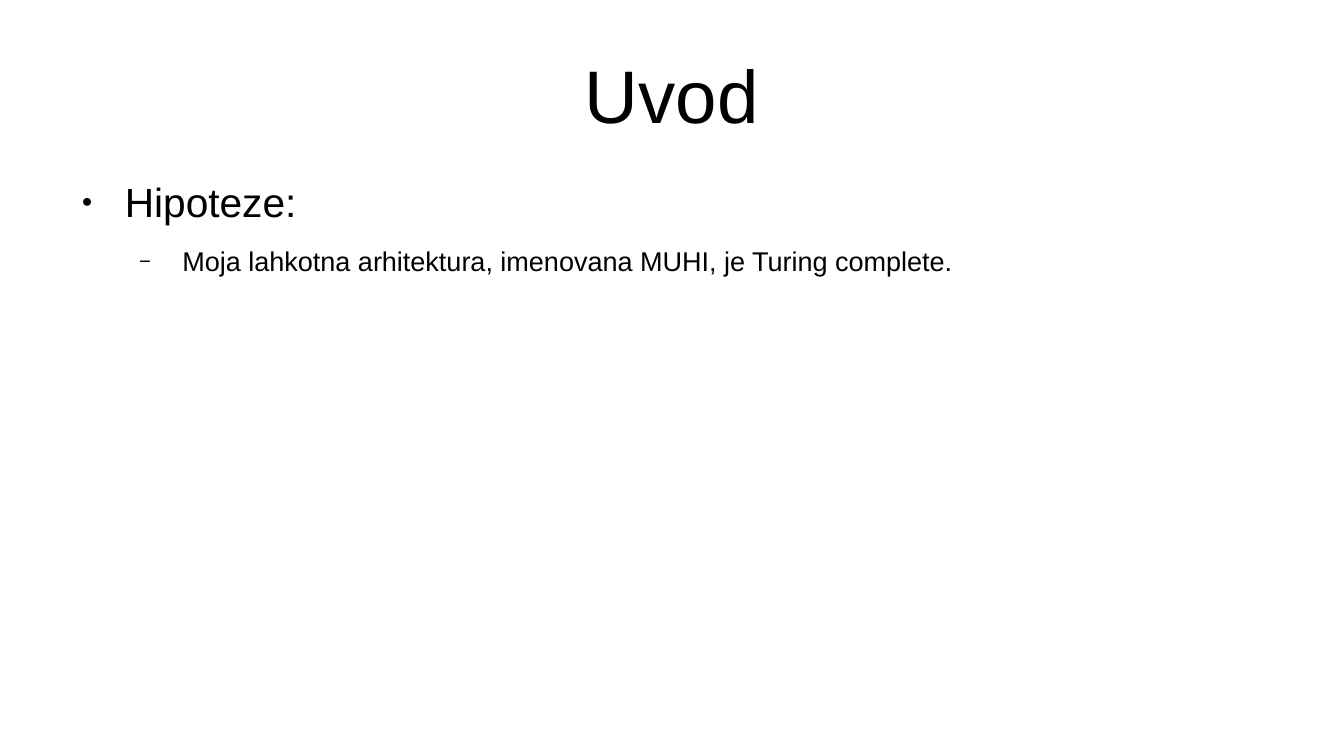
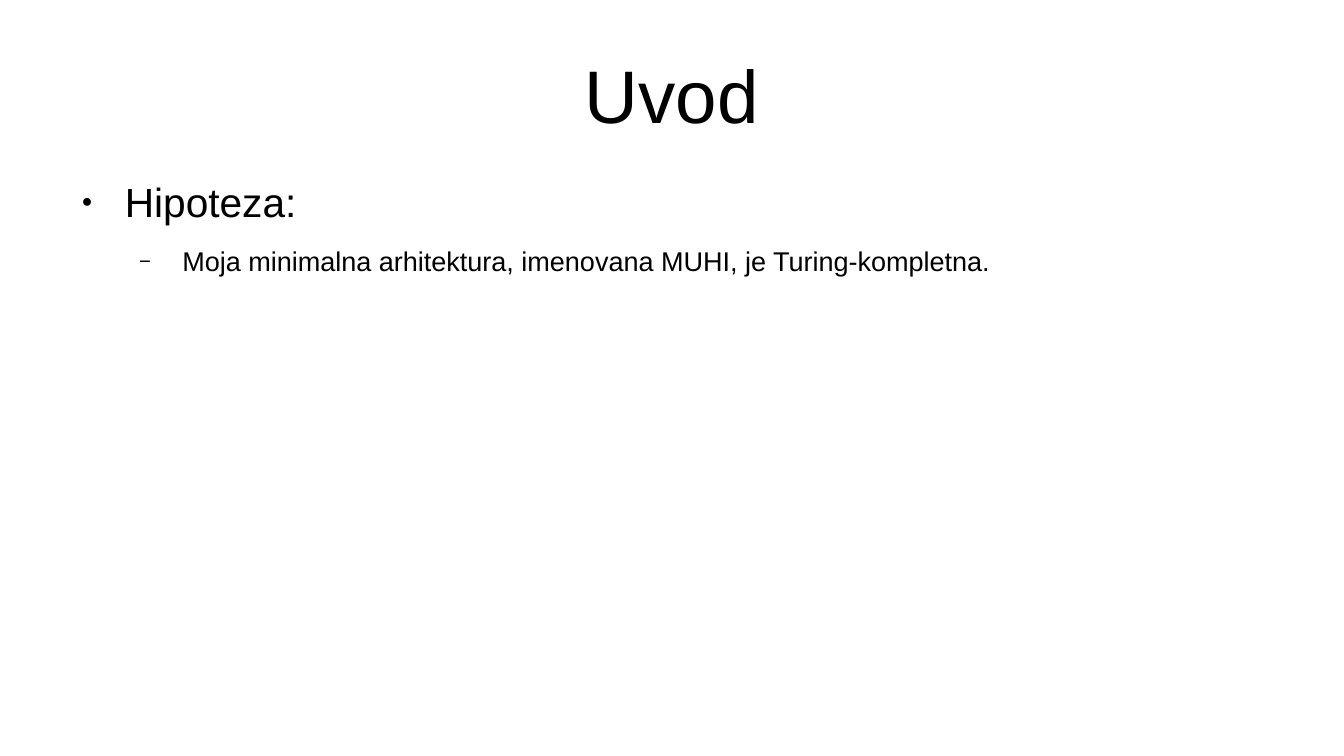
Before and after one commit to adimineman/raziskovalna, a slide deck: slide 3 of predstavitev.odp (slide 2 before the commit). Drawn at 1344x756 pixels with LibreOffice and Linux fonts; fonts in the diff are those of the drawing. Boxes give left, top, right and bottom in pixels: in the first picture for what was removed or moved away, otherwise in the second. Text is boxed around its words. In the diff, an @@ line names an element or a change of style, - is before the commit and + after.

```diff
--- a/predstavitev.odp
+++ b/predstavitev.odp
@@ text at (x1=125, y1=187, x2=990, y2=276): text changed @@
-● Hipoteze:
-  − Moja lahkotna arhitektura, imenovana MUHI, je Turing complete.
+● Hipoteza:
+  − Moja minimalna arhitektura, imenovana MUHI, je Turing-kompletna.
```
Also in this commit, not shown: 5 other slides changed, 4 slides added, 2 slides removed, 1 other file.
